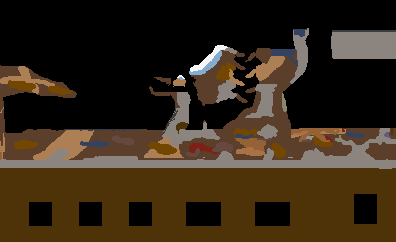
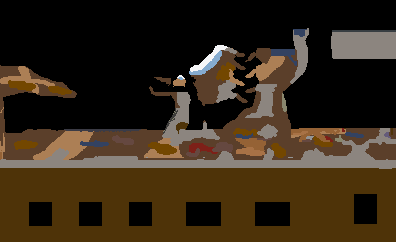
The second w=396, h=242 image is a revision of the first. Changes to its layers:
painted on "map_fg" over 66, 130, 139, 132
painted on "bricksoft" over 66, 130, 139, 132
